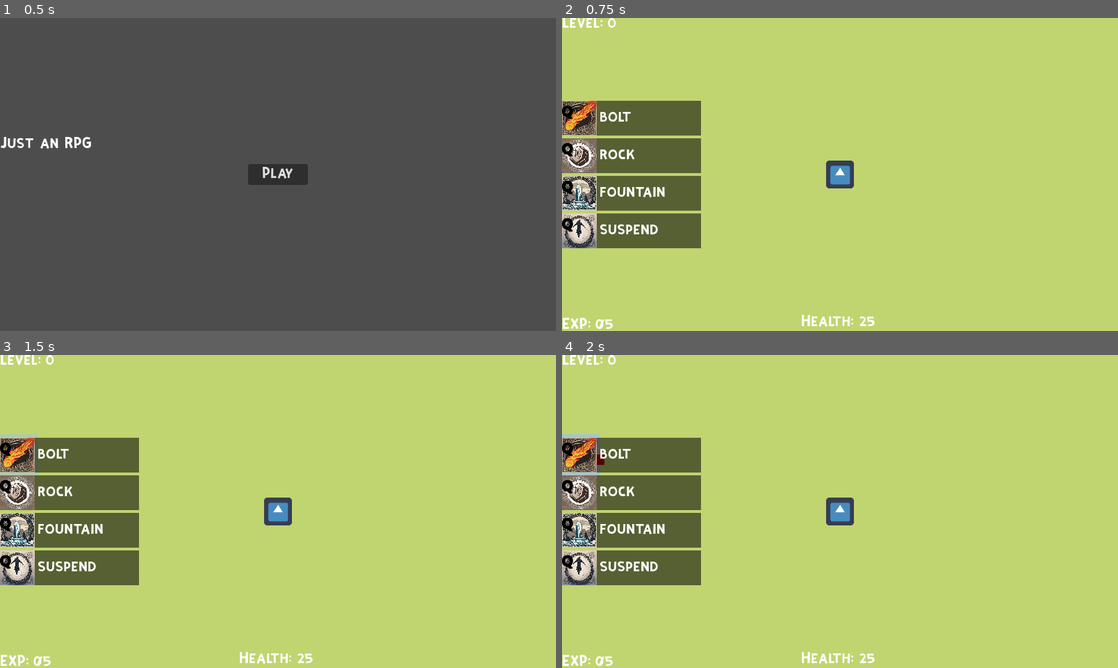
Above: before the commit, frames 1-4 (two rows, left to right).
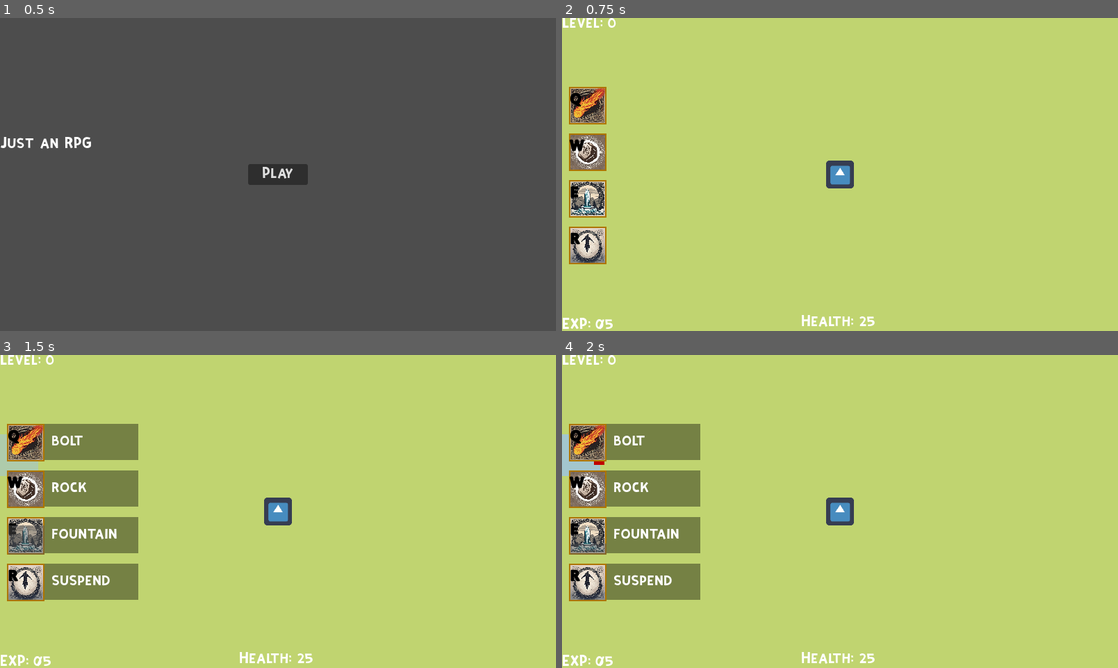
Above: after the commit, the same moments.

Repository: sakata24/Magus-Exo
Game: Godot game, scene res://HUDs/Home.tscn
The game is run twice, just before and just after one commit, with the same random seed, the same clock (stepped at 60 frames per second) and the same inputs. The engine's default icon, where the game draws it, is replaced by a stand-in: a white triangle on a blue panel in a dark square.
Inputs (mouse positions are in pixels of both pictures, inside the frame that each line leads up to):
- Up to frame 1 (0.5 s): no input
- Up to frame 2 (0.75 s): click "Play" at 0.5 s
- Up to frame 3 (1.5 s): tap Enter at 1.25 s; move the mouse to (16, 455) at 1.27 s; hold E (E) from 1.28 s (still down); click (16, 455) at 1.42 s
- Up to frame 4 (2 s): keep holding E (E); tap Q (Q) at 1.55 s

Frame 1 is identical in both runs. In frame 2, 12% of the frame differs, in the area x 0-25%, y 22-79%; in frame 3, 13%; in frame 4, 13%.

Commit message:
In game UI donw

Diff:
--- a/HUDs/HUD.gd
+++ b/HUDs/HUD.gd
@@ -2,14 +2,14 @@
 
 
 func _ready():
-	pass
+	_set_ui_size()
+	_hide_ability_names()
 
 func init(health, xp, max_xp, skill1, skill2, skill3, skill4):
 	_set_health(health)
 	_set_xp(xp,max_xp)
 	set_lvl(0)
 	_set_skills(skill1,skill2,skill3,skill4)
-	pass
 
 func _set_health(hp):
 	$HealthLabel.text = ("Health: " + str(hp))
@@ -25,11 +25,35 @@
 	$Skill/Ability2/HBoxContainer/SkillName.text = two
 	$Skill/Ability3/HBoxContainer/SkillName.text = three
 	$Skill/Ability4/HBoxContainer/SkillName.text = four
-	$Skill/Ability1/HBoxContainer/SkillIcon.set_icon(one)
-	$Skill/Ability2/HBoxContainer/SkillIcon.set_icon(two)
-	$Skill/Ability3/HBoxContainer/SkillIcon.set_icon(three)
-	$Skill/Ability4/HBoxContainer/SkillIcon.set_icon(four)
+	$Skill/Ability1/HBoxContainer/SkillMargin/SkillIcon.set_icon(one,"Q")
+	$Skill/Ability2/HBoxContainer/SkillMargin/SkillIcon.set_icon(two,"W")
+	$Skill/Ability3/HBoxContainer/SkillMargin/SkillIcon.set_icon(three,"E")
+	$Skill/Ability4/HBoxContainer/SkillMargin/SkillIcon.set_icon(four,"R")
 
 func _set_cd(skill_cds, skill_cds_max):
-#	$VBoxContainer/Ability1/HBoxContainer/SkillIcon/ProgressBar.value
-	pass
+	$Skill/Ability1/HBoxContainer/SkillMargin/SkillIcon/ProgressBar.value = skill_cds_max[0]-skill_cds[0]
+	$Skill/Ability2/HBoxContainer/SkillMargin/SkillIcon/ProgressBar.value = skill_cds_max[1]-skill_cds[1]
+	$Skill/Ability3/HBoxContainer/SkillMargin/SkillIcon/ProgressBar.value = skill_cds_max[2]-skill_cds[2]
+	$Skill/Ability4/HBoxContainer/SkillMargin/SkillIcon/ProgressBar.value = skill_cds_max[3]-skill_cds[3]
+
+func _set_ui_size():
+	$Skill.size.y = DisplayServer.window_get_size().y/3
+	$Skill.position.y = DisplayServer.window_get_size().y/2-$Skill.size.y/2
+	$Skill.position.x = 10
+	$Skill.size.x = $Skill.size.y*0.75
+	var boxSize = ($Skill.size.y-(3*15))/4
+	for n in $Skill.get_children():
+		n.get_node("HBoxContainer/Control/ColorRect").size.x = boxSize + 2
+		n.get_node("HBoxContainer/Control/ColorRect").size.y = boxSize + 2
+		n.get_node("HBoxContainer/SkillMargin/SkillIcon/ProgressBar").scale = Vector2(boxSize/500, boxSize/500)
+
+func _show_ability_names():
+	for n in $Skill.get_children():
+		n.get_node("Body").visible = true
+		n.get_node("HBoxContainer/SkillName").self_modulate = Color(1,1,1,1)
+
+
+func _hide_ability_names():
+	for n in $Skill.get_children():
+		n.get_node("Body").visible = false
+		n.get_node("HBoxContainer/SkillName").self_modulate = Color(1,1,1,0)
--- a/HUDs/HUD.tscn
+++ b/HUDs/HUD.tscn
@@ -5,10 +5,10 @@
 [ext_resource type="PackedScene" uid="uid://jb02v63no31m" path="res://Resources/hud_elements/SkillIcon.tscn" id="3_e3bud"]
 
 [sub_resource type="FontFile" id="1"]
-subpixel_positioning = 0
-msdf_pixel_range = 14
-msdf_size = 128
-fallbacks = Array[Font]([ExtResource("2")])
+fallbacks = Array[Font]([ExtResource("2")])
+subpixel_positioning = 0
+msdf_pixel_range = 14
+msdf_size = 128
 cache/0/16/0/ascent = 0.0
 cache/0/16/0/descent = 0.0
 cache/0/16/0/underline_position = 0.0
@@ -17,10 +17,10 @@
 cache/0/16/0/kerning_overrides/16/0 = Vector2(0, 0)
 
 [sub_resource type="FontFile" id="2"]
-subpixel_positioning = 0
-msdf_pixel_range = 14
-msdf_size = 128
-fallbacks = Array[Font]([ExtResource("2")])
+fallbacks = Array[Font]([ExtResource("2")])
+subpixel_positioning = 0
+msdf_pixel_range = 14
+msdf_size = 128
 cache/0/16/0/ascent = 0.0
 cache/0/16/0/descent = 0.0
 cache/0/16/0/underline_position = 0.0
@@ -29,10 +29,10 @@
 cache/0/16/0/kerning_overrides/16/0 = Vector2(0, 0)
 
 [sub_resource type="FontFile" id="4"]
-subpixel_positioning = 0
-msdf_pixel_range = 14
-msdf_size = 128
-fallbacks = Array[Font]([ExtResource("2")])
+fallbacks = Array[Font]([ExtResource("2")])
+subpixel_positioning = 0
+msdf_pixel_range = 14
+msdf_size = 128
 cache/0/16/0/ascent = 0.0
 cache/0/16/0/descent = 0.0
 cache/0/16/0/underline_position = 0.0
@@ -41,10 +41,10 @@
 cache/0/16/0/kerning_overrides/16/0 = Vector2(0, 0)
 
 [sub_resource type="FontFile" id="3"]
-subpixel_positioning = 0
-msdf_pixel_range = 14
-msdf_size = 128
-fallbacks = Array[Font]([ExtResource("2")])
+fallbacks = Array[Font]([ExtResource("2")])
+subpixel_positioning = 0
+msdf_pixel_range = 14
+msdf_size = 128
 cache/0/16/0/ascent = 0.0
 cache/0/16/0/descent = 0.0
 cache/0/16/0/underline_position = 0.0
@@ -88,84 +88,182 @@
 text = "Level: 0"
 
 [node name="Skill" type="VBoxContainer" parent="."]
-anchors_preset = 9
-anchor_bottom = 1.0
+anchors_preset = 4
+anchor_top = 0.5
+anchor_bottom = 0.5
+offset_top = -294.5
 offset_right = 200.0
+offset_bottom = -41.5
 grow_vertical = 2
+theme_override_constants/separation = 15
 alignment = 1
 
 [node name="Ability1" type="MarginContainer" parent="Skill"]
 layout_mode = 2
+size_flags_vertical = 3
 
 [node name="Body" type="ColorRect" parent="Skill/Ability1"]
 layout_mode = 2
-color = Color(0, 0, 0, 0.54902)
+color = Color(0, 0, 0, 0.392157)
 
 [node name="HBoxContainer" type="HBoxContainer" parent="Skill/Ability1"]
 layout_mode = 2
-
-[node name="SkillIcon" parent="Skill/Ability1/HBoxContainer" instance=ExtResource("3_e3bud")]
-custom_minimum_size = Vector2(50, 50)
-layout_mode = 2
+theme_override_constants/separation = 0
+
+[node name="Control" type="Control" parent="Skill/Ability1/HBoxContainer"]
+custom_minimum_size = Vector2(2, 2.08165e-12)
+layout_mode = 2
+
+[node name="ColorRect" type="ColorRect" parent="Skill/Ability1/HBoxContainer/Control"]
+layout_mode = 2
+offset_right = 54.0
+offset_bottom = 54.0
+size_flags_horizontal = 3
+color = Color(0.682353, 0.458824, 0, 1)
+
+[node name="SkillMargin" type="MarginContainer" parent="Skill/Ability1/HBoxContainer"]
+layout_mode = 2
+size_flags_horizontal = 3
+theme_override_constants/margin_top = 2
+
+[node name="SkillIcon" parent="Skill/Ability1/HBoxContainer/SkillMargin" instance=ExtResource("3_e3bud")]
+custom_minimum_size = Vector2(50, 50)
+layout_mode = 2
+size_flags_horizontal = 3
+size_flags_vertical = 1
 
 [node name="SkillName" type="Label" parent="Skill/Ability1/HBoxContainer"]
 layout_mode = 2
+size_flags_horizontal = 3
+size_flags_stretch_ratio = 2.0
 theme_override_fonts/font = SubResource("3")
 text = "Q:"
 
 [node name="Ability2" type="MarginContainer" parent="Skill"]
 layout_mode = 2
+size_flags_vertical = 3
 
 [node name="Body" type="ColorRect" parent="Skill/Ability2"]
 layout_mode = 2
-color = Color(0, 0, 0, 0.54902)
+color = Color(0, 0, 0, 0.392157)
 
 [node name="HBoxContainer" type="HBoxContainer" parent="Skill/Ability2"]
 layout_mode = 2
-
-[node name="SkillIcon" parent="Skill/Ability2/HBoxContainer" instance=ExtResource("3_e3bud")]
-custom_minimum_size = Vector2(50, 50)
-layout_mode = 2
+theme_override_constants/separation = 0
+
+[node name="Control" type="Control" parent="Skill/Ability2/HBoxContainer"]
+custom_minimum_size = Vector2(2, 2.08165e-12)
+layout_mode = 2
+
+[node name="ColorRect" type="ColorRect" parent="Skill/Ability2/HBoxContainer/Control"]
+layout_mode = 2
+offset_right = 54.0
+offset_bottom = 54.0
+size_flags_horizontal = 3
+color = Color(0.682353, 0.458824, 0, 1)
+
+[node name="SkillMargin" type="MarginContainer" parent="Skill/Ability2/HBoxContainer"]
+layout_mode = 2
+size_flags_horizontal = 3
+theme_override_constants/margin_top = 2
+
+[node name="SkillIcon" parent="Skill/Ability2/HBoxContainer/SkillMargin" instance=ExtResource("3_e3bud")]
+custom_minimum_size = Vector2(50, 50)
+layout_mode = 2
+size_flags_horizontal = 3
 
 [node name="SkillName" type="Label" parent="Skill/Ability2/HBoxContainer"]
 layout_mode = 2
+size_flags_horizontal = 3
+size_flags_stretch_ratio = 2.0
 theme_override_fonts/font = SubResource("3")
 text = "Q:"
 
 [node name="Ability3" type="MarginContainer" parent="Skill"]
 layout_mode = 2
+size_flags_vertical = 3
 
 [node name="Body" type="ColorRect" parent="Skill/Ability3"]
 layout_mode = 2
-color = Color(0, 0, 0, 0.54902)
+color = Color(0, 0, 0, 0.392157)
 
 [node name="HBoxContainer" type="HBoxContainer" parent="Skill/Ability3"]
 layout_mode = 2
-
-[node name="SkillIcon" parent="Skill/Ability3/HBoxContainer" instance=ExtResource("3_e3bud")]
-custom_minimum_size = Vector2(50, 50)
-layout_mode = 2
+theme_override_constants/separation = 0
+
+[node name="Control" type="Control" parent="Skill/Ability3/HBoxContainer"]
+custom_minimum_size = Vector2(2, 2.08165e-12)
+layout_mode = 2
+
+[node name="ColorRect" type="ColorRect" parent="Skill/Ability3/HBoxContainer/Control"]
+layout_mode = 2
+offset_right = 54.0
+offset_bottom = 54.0
+size_flags_horizontal = 3
+color = Color(0.682353, 0.458824, 0, 1)
+
+[node name="SkillMargin" type="MarginContainer" parent="Skill/Ability3/HBoxContainer"]
+layout_mode = 2
+size_flags_horizontal = 3
+theme_override_constants/margin_top = 2
+
+[node name="SkillIcon" parent="Skill/Ability3/HBoxContainer/SkillMargin" instance=ExtResource("3_e3bud")]
+custom_minimum_size = Vector2(50, 50)
+layout_mode = 2
+size_flags_horizontal = 3
 
 [node name="SkillName" type="Label" parent="Skill/Ability3/HBoxContainer"]
 layout_mode = 2
+size_flags_horizontal = 3
+size_flags_stretch_ratio = 2.0
 theme_override_fonts/font = SubResource("3")
 text = "Q:"
 
 [node name="Ability4" type="MarginContainer" parent="Skill"]
 layout_mode = 2
+size_flags_vertical = 3
 
 [node name="Body" type="ColorRect" parent="Skill/Ability4"]
 layout_mode = 2
-color = Color(0, 0, 0, 0.54902)
+color = Color(0, 0, 0, 0.392157)
 
 [node name="HBoxContainer" type="HBoxContainer" parent="Skill/Ability4"]
 layout_mode = 2
-
-[node name="SkillIcon" parent="Skill/Ability4/HBoxContainer" instance=ExtResource("3_e3bud")]
-custom_minimum_size = Vector2(50, 50)
-layout_mode = 2
+theme_override_constants/separation = 0
+
+[node name="Control" type="Control" parent="Skill/Ability4/HBoxContainer"]
+custom_minimum_size = Vector2(2, 2.08165e-12)
+layout_mode = 2
+
+[node name="ColorRect" type="ColorRect" parent="Skill/Ability4/HBoxContainer/Control"]
+layout_mode = 2
+offset_right = 54.0
+offset_bottom = 54.0
+size_flags_horizontal = 3
+color = Color(0.682353, 0.458824, 0, 1)
+
+[node name="SkillMargin" type="MarginContainer" parent="Skill/Ability4/HBoxContainer"]
+layout_mode = 2
+size_flags_horizontal = 3
+theme_override_constants/margin_top = 2
+
+[node name="SkillIcon" parent="Skill/Ability4/HBoxContainer/SkillMargin" instance=ExtResource("3_e3bud")]
+custom_minimum_size = Vector2(50, 50)
+layout_mode = 2
+size_flags_horizontal = 3
 
 [node name="SkillName" type="Label" parent="Skill/Ability4/HBoxContainer"]
 layout_mode = 2
-theme_override_fonts/font = SubResource("3")
-text = "Q:"
+size_flags_horizontal = 3
+size_flags_stretch_ratio = 2.0
+theme_override_fonts/font = SubResource("3")
+text = "Q:"
+
+[connection signal="mouse_entered" from="Skill/Ability1/HBoxContainer/SkillMargin/SkillIcon" to="." method="_show_ability_names"]
+[connection signal="mouse_exited" from="Skill/Ability1/HBoxContainer/SkillMargin/SkillIcon" to="." method="_hide_ability_names"]
+[connection signal="mouse_entered" from="Skill/Ability2/HBoxContainer/SkillMargin/SkillIcon" to="." method="_show_ability_names"]
+[connection signal="mouse_exited" from="Skill/Ability2/HBoxContainer/SkillMargin/SkillIcon" to="." method="_hide_ability_names"]
+[connection signal="mouse_entered" from="Skill/Ability3/HBoxContainer/SkillMargin/SkillIcon" to="." method="_show_ability_names"]
+[connection signal="mouse_exited" from="Skill/Ability3/HBoxContainer/SkillMargin/SkillIcon" to="." method="_hide_ability_names"]
+[connection signal="mouse_entered" from="Skill/Ability4/HBoxContainer/SkillMargin/SkillIcon" to="." method="_show_ability_names"]
+[connection signal="mouse_exited" from="Skill/Ability4/HBoxContainer/SkillMargin/SkillIcon" to="." method="_hide_ability_names"]
--- a/Resources/hud_elements/SkillIcon.gd
+++ b/Resources/hud_elements/SkillIcon.gd
@@ -12,7 +12,9 @@
 
 # Called when the node enters the scene tree for the first time.
 func _ready():
-	pass # Replace with function body.
+	print(size)
+	var scaleValue = size.y/500
+	$ProgressBar.scale = Vector2(scaleValue,scaleValue)
 
 
 # Called every frame. 'delta' is the elapsed time since the previous frame.
@@ -34,9 +36,10 @@
 		texture = load("res://Resources/icon.png")
 
 
-func set_icon(spl:String):
+func set_icon(spl:String, lab = $Label.text):
 	spell = spl
-	$ProgressBar.max_value = UniversalSkills._get_ability(spl)["cooldown"]
+	$ProgressBar.max_value = 10*UniversalSkills._get_ability(spl)["cooldown"]
+	$Label.text = lab
 	_get_icon()
 
 
--- a/Resources/hud_elements/SkillIcon.tscn
+++ b/Resources/hud_elements/SkillIcon.tscn
@@ -11,10 +11,10 @@
 anchor_top = 0.5
 anchor_right = 0.5
 anchor_bottom = 0.5
-offset_left = -250.0
-offset_top = -250.0
-offset_right = 250.0
-offset_bottom = 250.0
+offset_left = -50.0
+offset_top = -50.0
+offset_right = 50.0
+offset_bottom = 50.0
 grow_horizontal = 2
 grow_vertical = 2
 size_flags_vertical = 3
@@ -35,12 +35,9 @@
 
 [node name="ProgressBar" type="TextureProgressBar" parent="."]
 self_modulate = Color(1, 1, 1, 0.470588)
-layout_mode = 1
-anchors_preset = 15
-anchor_right = 1.0
-anchor_bottom = 1.0
-grow_horizontal = 2
-grow_vertical = 2
+layout_mode = 0
+offset_right = 500.0
+offset_bottom = 500.0
 mouse_filter = 2
 fill_mode = 3
 texture_progress = ExtResource("3_e746h")
--- a/project.godot
+++ b/project.godot
@@ -12,7 +12,7 @@
 
 config/name="JustAnRPG"
 run/main_scene="res://HUDs/Home.tscn"
-config/features=PackedStringArray("4.1")
+config/features=PackedStringArray("4.2")
 config/icon="res://Resources/icon.png"
 
 [autoload]
@@ -23,6 +23,8 @@
 
 [display]
 
+window/size/viewport_width=1920
+window/size/viewport_height=1080
 window/stretch/mode="2d"
 window/stretch/aspect="expand"
 
Not shown, changed: .gitignore
